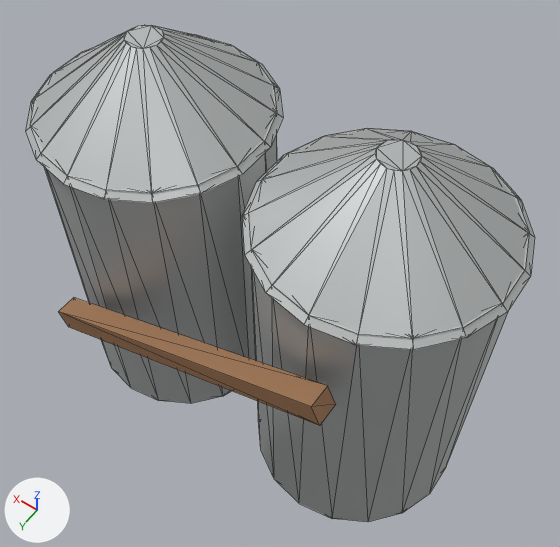
An edit to the glTF model assets/models/environment/temperate/MetalSilos.glb, drawn before and after from the same camera.
One viewpoint serves both versions: a camera (50 mm lens) standing at (-5.27, 6.95, 14.71) and looking at (-0.33, 0.03, 3.84). Every picture has the same lights, and +X, +Y and +Z are marked at lower left. The older version comes first. Mesh edges are drawn as thin lines. Where no turn or scale is listed for an object, it has been applied to the vertices. Vertices at exactly the same position are counted once.

Objects in the first picture: 'Auger', 'Bin roof', 'Bin roof.001', 'Grain bin', 'Grain bin.001'.
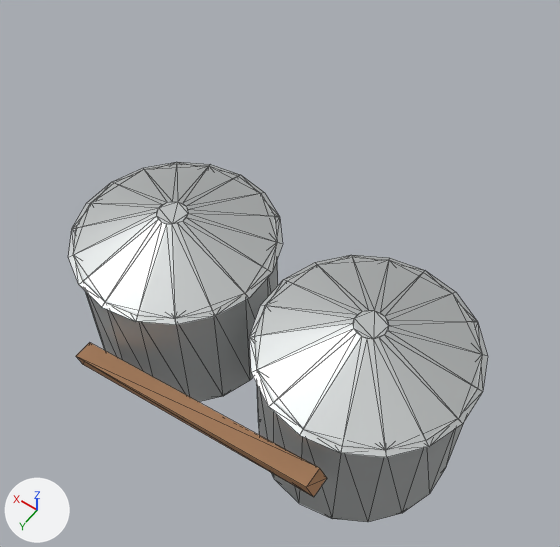
Where the newer file only moved an object's origin or applied its transform, the numbers keep the older frame.

Boxes (x1, y1, x2, y2) around the edits, measured in the pictures (560 x 547 px):
'Bin roof', rescaled (18% narrower, 9% shorter): before (242, 129, 535, 350); after (249, 255, 488, 457)
'Bin roof.001', rescaled (17% narrower, 8% shorter): before (26, 25, 283, 203); after (68, 162, 282, 325)
'Grain bin.001', rescaled (17% narrower, 35% shorter): before (30, 34, 277, 403); after (73, 164, 278, 402)
'Grain bin', rescaled (19% narrower, 33% shorter): before (249, 128, 529, 522); after (255, 257, 482, 522)
'Auger', rescaled (9% narrower, 22% taller): before (59, 298, 336, 425); after (76, 342, 327, 497)

The change, as a diff of the scene's bpy script:
```diff
--- a/assets/models/environment/temperate/MetalSilos.glb.py
+++ b/assets/models/environment/temperate/MetalSilos.glb.py
@@ me_cube_025 @@
 # used by ob_auger; location = (0.0, 2.4, 4.0)
-me_cube_025.from_pydata(...)  # 8 vertices, 12 faces; spans x -2.84..2.84, y -0.2..0.2, z -1.35..1.35
+me_cube_025.from_pydata(...)  # 8 vertices, 12 faces; spans x -2.84..2.84, y -0.2..0.2, z -2.69..-1.36
+# me_cube_025 part 1: the whole mesh is scaled about its middle by (1, 1, 0.494), then moved by (0.0, 0.0, -2.03)
 me_cube_025.materials.append(mat_rusted_iron)
@@ me_cone_062 @@
 # used by ob_bin_roof; location = (-2.2, 0.0, 7.0)
-me_cone_062.from_pydata(...)  # 36 vertices, 68 faces; spans x -2.07..2.07, y -2.1..2.1, z -0.7..0.7
+me_cone_062.from_pydata(...)  # 36 vertices, 68 faces; spans x -4.27..-0.13, y -2.1..2.1, z 3.11..3.8
+# me_cone_062 part 2: the whole mesh is scaled about its middle by (1, 1, 0.494), then moved by (-2.2, 0.0, 3.45)
 me_cone_062.materials.append(mat_galvanised_tin)
@@ me_cone_063 @@
 # used by ob_bin_roof_001; location = (2.2, 0.0, 7.0)
-me_cone_063.from_pydata(...)  # 36 vertices, 68 faces; spans x -2.07..2.07, y -2.1..2.1, z -0.7..0.7
+me_cone_063.from_pydata(...)  # 36 vertices, 68 faces; spans x 0.13..4.27, y -2.1..2.1, z 3.11..3.8
+# me_cone_063 part 3: the whole mesh is scaled about its middle by (1, 1, 0.494), then moved by (2.2, 0.0, 3.45)
 me_cone_063.materials.append(mat_galvanised_tin)
@@ me_cylinder_039 @@
 # used by ob_grain_bin; location = (-2.2, 0.0, 3.2)
-me_cylinder_039.from_pydata(...)  # 36 vertices, 68 faces; spans x -1.97..1.97, y -2.0..2.0, z -3.2..3.2
+me_cylinder_039.from_pydata(...)  # 36 vertices, 68 faces; spans x -1.97..1.97, y -2.0..2.0, z -3.2..-0.04
+# me_cylinder_039 part 4: the whole mesh is scaled about its middle by (1, 1, 0.494), then moved by (0.0, 0.0, -1.62)
 me_cylinder_039.materials.append(mat_galvanised_tin)
@@ me_cylinder_040 @@
 # used by ob_grain_bin_001; location = (2.2, 0.0, 3.2)
-me_cylinder_040.from_pydata(...)  # 36 vertices, 68 faces; spans x -1.97..1.97, y -2.0..2.0, z -3.2..3.2
+me_cylinder_040.from_pydata(...)  # 36 vertices, 68 faces; spans x -1.97..1.97, y -2.0..2.0, z -3.2..-0.04
+# me_cylinder_040 part 5: the whole mesh is scaled about its middle by (1, 1, 0.494), then moved by (0.0, 0.0, -1.62)
 me_cylinder_040.materials.append(mat_galvanised_tin)
@@ ob_bin_roof @@
 ob_bin_roof = bpy.data.objects.new('Bin roof', me_cone_062)
-ob_bin_roof.location = (-2.2, 0.0, 7.0)
+ob_bin_roof.location = (0.0, 0.0, 0.0)
@@ ob_bin_roof_001 @@
 ob_bin_roof_001 = bpy.data.objects.new('Bin roof.001', me_cone_063)
-ob_bin_roof_001.location = (2.2, 0.0, 7.0)
+ob_bin_roof_001.location = (0.0, 0.0, 0.0)
```
